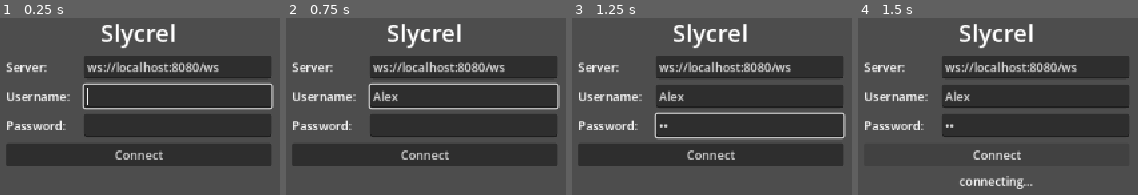
Above: before the commit, frames 1-4 (left to right).
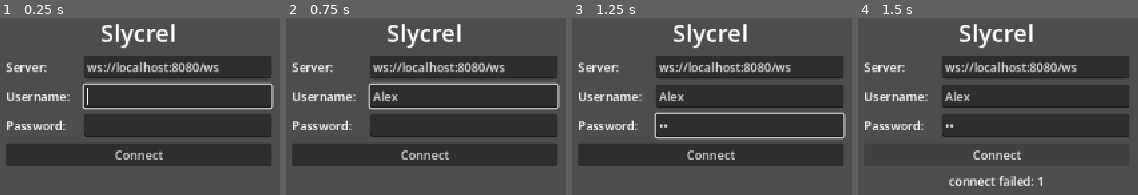
Above: after the commit, the same moments.

Repository: slycrel/slycrel-go
Game: Godot game, scene res://main.tscn
Same seed, same stepped clock (60 frames per second), same inputs: the game is played once before the commit and once after it.
Inputs (mouse positions are in pixels of both pictures, inside the frame that each line leads up to):
- Up to frame 1 (0.25 s): no input
- Up to frame 2 (0.75 s): click (462, 95) at 0.52 s; type "Alex" at 0.6 s
- Up to frame 3 (1.25 s): click (748, 125) at 0.75 s; type "12" at 0.83 s
- Up to frame 4 (1.5 s): click "Connect" at 1.25 s

Frames 1-3 are identical in both runs. In frame 4, 1.1% of the frame differs, in the area x 32-66%, y 89-97%.

Commit message:
headless-server: fix .ans filename extension in WSSession.ShowANSIFile
WSSession.ShowANSIFile used filepath.Join(dataDir, "ansi", name) while
LocalTerminal.ShowANSIFile uses filepath.Join(dataDir, "ansi", name+".ans").
Every ShowANSIFile("main_menu") / ShowANSIFile("tavern_menu") etc. on the
WS path hit ENOENT and silently returned an error — Godot never received
the ansi_art message, so menu backdrops were blank while prompts still
flowed. Added .ans suffix; also changed the missing-file case from
"return error" to "return nil" so a missing asset doesn't drop the WS
session (matches LocalTerminal's forgiving behavior).

godot-client: honor embedded \e[2J in .ans content — clear the terminal
before rendering, so each menu replaces the previous view as on terminal.

Co-Authored-By: Claude Opus 4.7 (1M context) <noreply@anthropic.com>

Diff:
--- a/clients/godot/main.gd
+++ b/clients/godot/main.gd
@@ -162,15 +162,22 @@
 func _on_ansi_art(msg: Dictionary) -> void:
 	# .ans files still ship as base64-encoded escape-sequence text.
 	# TODO(Phase 2 polish): parse the SGR+cursor subset into BBCode.
-	# For now, drop raw content into the terminal so something appears.
+	# For now, strip escape codes to plain text so menus are at least readable.
 	var b64: String = msg.get("ansi_art_data", "")
 	if b64 == "":
 		return
 	var bytes := Marshalls.base64_to_raw(b64)
 	var content := bytes.get_string_from_utf8()
-	# Strip the literal "\e[...m" + cursor codes so menus are at least readable.
+	# Files typically start with "\e[2J\e[H" to blank the screen before
+	# painting. Honor that so each menu replaces the previous view, matching
+	# terminal behavior.
+	if content.find("\\e[2J") != -1:
+		terminal_text.clear()
 	var cleaned := _strip_ansi_literals(content)
 	terminal_text.add_text(cleaned)
+	# End with a newline so subsequent Outln text doesn't jam against the art.
+	if not cleaned.ends_with("\n"):
+		terminal_text.add_text("\n")
 
 func _on_scene(msg: Dictionary) -> void:
 	var scene = msg.get("scene", {})
Not shown, changed: internal/io/websocket_impl.go
